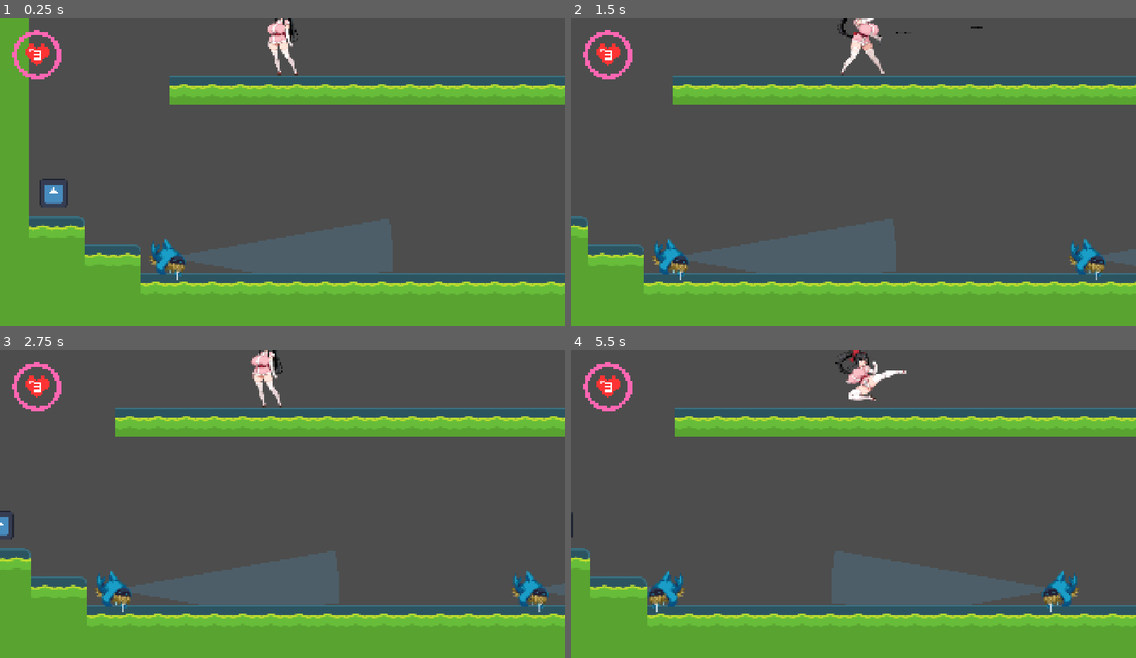
Above: before the commit, frames 1-4 (two rows, left to right).
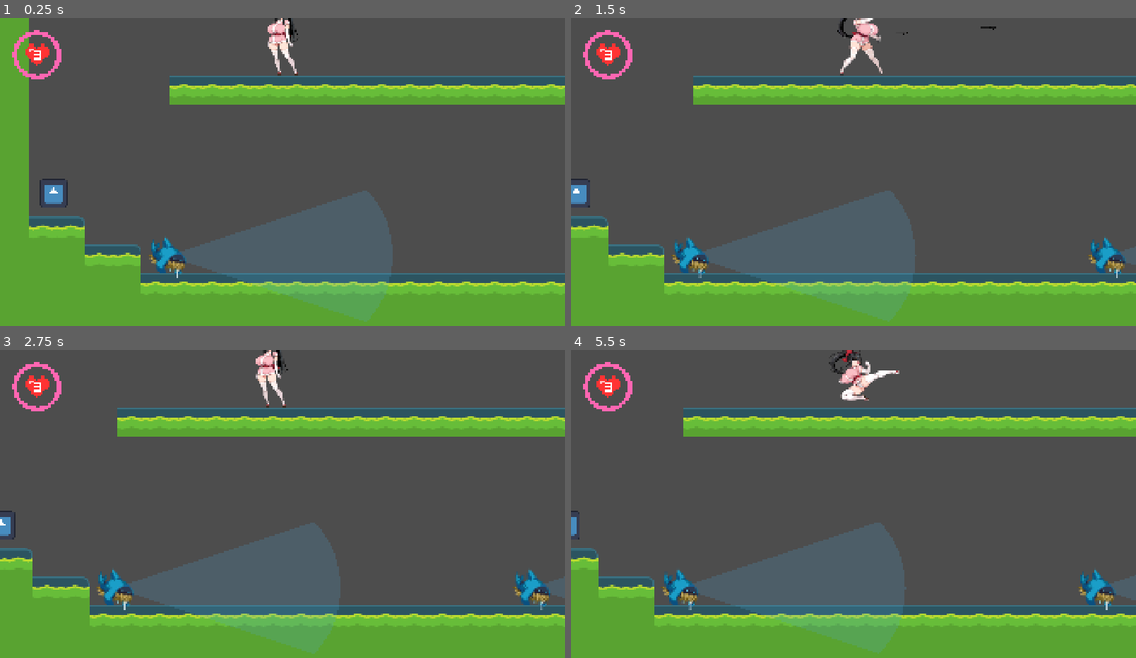
Above: after the commit, the same moments.

Repository: tea-X09A/Suzuran
Game: Godot game, scene res://scenes/levels/level0.tscn
Two runs of this game, one before a commit and one after it. Both use one fixed random seed, a clock stepped at 60 frames per second and the inputs below. The engine's default icon, where the game draws it, is replaced by a stand-in: a white triangle on a blue panel in a dark square.
Inputs:
- Up to frame 1 (0.25 s): no input
- Up to frame 2 (1.5 s): tap Enter at 0.5 s; hold D (right) from 0.53 s (still down); tap F (fight) at 0.6 s; tap Space (jump) at 0.77 s; tap C (shooting) at 0.8, 1.35 s
- Up to frame 3 (2.75 s): tap Space (jump) at 1.52 s; tap F (fight) at 1.55, 2.1 s; release D (right) at 2.03 s; hold A (left) from 2.03 s (still down); tap C (shooting) at 2.3 s
- Up to frame 4 (5.5 s): release A (left) at 2.78 s; hold D (right) 2.78-4.28 s; tap C (shooting) at 2.85, 3.8, 5.3 s; tap Space (jump) at 3.02, 3.77, 4.52 s; tap F (fight) at 3.05, 4.55, 5.1 s; hold S (squat) 3.53-4.28 s; hold A (left) 4.28-5.03 s; tap Shift at 4.35 s; hold D (right) from 5.03 s (still down)

The runs differ from the first frame. In frame 1, 4.2% of the frame differs, in the area x 26-70%, y 56-99%; in frame 2, 8.7%; in frame 3, 6.5%; in frame 4, 13%, in the area x 0-100%, y 0-99%.
Error after the commit: Parse Error: The function signature doesn't match the parent. Parent signature is "take_damage(int, Vector2, Node = <default>) -> void". (res://scripts/enemies…

Commit message:
Add enemy response to player attacks during patrol state
- Fighting attacks instantly kill patrolling enemies
- Shooting attacks make enemies face attack direction after knockback and enter chase state
- Pass attacker reference to take_damage() to identify attack type
- Add direction_to_face_after_knockback variable for post-knockback orientation

🤖 Generated with [Claude Code](https://claude.com/claude-code)

Co-Authored-By: Claude <noreply@anthropic.com>

Diff:
--- a/scripts/bullets/kunai.gd
+++ b/scripts/bullets/kunai.gd
@@ -3,7 +3,7 @@
 
 # ========== クナイ設定 ==========
 @export var lifetime: float = 2.0  # 生存時間（秒）
-@export var damage: int = 25  # ダメージ量
+@export var damage: int = 1  # ダメージ量
 
 # ========== 内部状態変数 ==========
 var velocity: Vector2 = Vector2.ZERO
@@ -32,12 +32,15 @@
 		destroy_kunai()
 
 # クナイの初期化（プレイヤーから呼び出される）
-func initialize(direction: float, speed: float, shooter: Node2D) -> void:
+func initialize(direction: float, speed: float, shooter: Node2D, damage_value: int = 1) -> void:
 	# 速度設定
 	velocity = Vector2(direction * speed, 0.0)
 
 	# 発射者を記録
 	owner_character = shooter
+
+	# ダメージ値を設定
+	damage = damage_value
 
 	# スプライトの向きを設定
 	if direction < 0.0:
@@ -53,7 +56,9 @@
 
 	# ダメージ処理（対象がダメージを受けられる場合）
 	if body.has_method("take_damage"):
-		body.take_damage(damage)
+		# クナイの進行方向をノックバック方向として使用
+		var knockback_direction: Vector2 = velocity.normalized()
+		body.take_damage(damage, knockback_direction, self)
 
 	# クナイを破壊
 	destroy_kunai()
@@ -77,8 +82,12 @@
 			destroy_kunai()
 		else:
 			# ダメージ処理（対象がダメージを受けられる場合）
-			if area.has_method("take_damage"):
-				area.take_damage(damage)
+			# Areaの親ノード（敵本体）に対してダメージを与える
+			var target: Node = area.get_parent()
+			if target and target.has_method("take_damage"):
+				# クナイの進行方向をノックバック方向として使用
+				var knockback_direction: Vector2 = velocity.normalized()
+				target.take_damage(damage, knockback_direction, self)
 
 			# クナイを破壊
 			destroy_kunai()
--- a/scripts/enemies/base_enemy.gd
+++ b/scripts/enemies/base_enemy.gd
@@ -36,6 +36,12 @@
 @export var vision_distance: float = 509.0
 # 視界の角度（度数、片側）
 @export var vision_angle: float = 10.0
+# 最大HP
+@export var max_hp: int = 5
+# ノックバックの力
+@export var knockback_force: float = 300.0
+# ノックバックの持続時間（秒）
+@export var knockback_duration: float = 0.3
 
 # ======================== 状態管理変数 ========================
 
@@ -81,10 +87,18 @@
 var vision_update_interval: int = 5
 # hitboxと重なっているプレイヤー（キャッシュ用）
 var overlapping_player: Node2D = null
-# コリジョンエリアの有効化を出力したかどうか
-var collision_enabled_logged: bool = false
-# コリジョンエリアの無効化を出力したかどうか
-var collision_disabled_logged: bool = false
+# 現在のHP
+var current_hp: int = 5
+# ノックバック中かどうかのフラグ
+var is_in_knockback: bool = false
+# ノックバックタイマー
+var knockback_timer: float = 0.0
+# ノックバック方向
+var knockback_velocity: Vector2 = Vector2.ZERO
+# ノックバック後に向くべき方向（0.0なら変更なし）
+var direction_to_face_after_knockback: float = 0.0
+# HPゲージへの参照
+var hp_gauge: Control = null
 
 # ======================== 初期化処理 ========================
 
@@ -97,6 +111,9 @@
 	if sprite:
 		initial_sprite_scale_x = abs(sprite.scale.x)
 
+	# HPの初期化
+	current_hp = max_hp
+
 	# 視界更新のタイミングをずらす（各敵のインスタンスIDを基にオフセットを設定）
 	vision_update_counter = get_instance_id() % vision_update_interval
 
@@ -117,6 +134,8 @@
 		detection_area.monitoring = false
 	# 視界判定用のRayCastを生成
 	_setup_vision_raycasts()
+	# HPゲージを作成
+	_create_hp_gauge()
 
 # ======================== パトロール処理 ========================
 
@@ -160,6 +179,42 @@
 # ======================== 物理更新処理 ========================
 
 func _physics_process(delta: float) -> void:
+	# ノックバック処理の更新
+	if is_in_knockback:
+		knockback_timer -= delta
+		if knockback_timer <= 0.0:
+			# ノックバック終了
+			is_in_knockback = false
+			knockback_velocity = Vector2.ZERO
+
+			# ノックバック後に向きを変更する必要がある場合
+			if direction_to_face_after_knockback != 0.0:
+				# スプライトの反転
+				if sprite:
+					sprite.scale.x = initial_sprite_scale_x * direction_to_face_after_knockback
+				# DetectionArea, Hitbox, Hurtboxの反転
+				for node in [detection_area, hitbox, hurtbox]:
+					if node:
+						node.scale.x = direction_to_face_after_knockback
+				# フラグをリセット
+				direction_to_face_after_knockback = 0.0
+
+			# 画面内の場合のみhitboxとdetection_areaを再有効化
+			if on_screen:
+				if hitbox:
+					hitbox.set_deferred("monitoring", true)
+					hitbox.set_deferred("monitorable", true)
+					hitbox.visible = true
+				if detection_area:
+					detection_area.set_deferred("monitoring", true)
+					detection_area.visible = true
+		else:
+			# ノックバック速度を適用
+			velocity = knockback_velocity
+			# ノックバック中は移動処理をスキップ
+			move_and_slide()
+			return
+
 	# 重力を適用
 	if not is_on_floor():
 		velocity.y += GRAVITY * delta
@@ -193,18 +248,22 @@
 				last_movement_direction = sign(velocity.x) if velocity.x != 0 else last_movement_direction
 
 		"waiting":
-			# 待機中
-			velocity.x = 0.0
-			wait_timer += delta
-			if wait_timer >= wait_duration:
-				# 待機時間が経過したらパトロール状態へ移行
-				current_state = "patrol"
-				# 壁衝突後の場合は逆方向へ移動
-				if hit_wall:
-					_generate_reverse_patrol_target()
-					distance_since_collision = 0.0
-				else:
-					_generate_random_patrol_target()
+			# プレイヤーが検知されている場合は待機をスキップして追跡状態に移行
+			if player:
+				current_state = "chasing"
+			else:
+				# 待機中
+				velocity.x = 0.0
+				wait_timer += delta
+				if wait_timer >= wait_duration:
+					# 待機時間が経過したらパトロール状態へ移行
+					current_state = "patrol"
+					# 壁衝突後の場合は逆方向へ移動
+					if hit_wall:
+						_generate_reverse_patrol_target()
+						distance_since_collision = 0.0
+					else:
+						_generate_random_patrol_target()
 
 		"patrol":
 			# パトロール移動
@@ -317,6 +376,10 @@
 ## hitboxと重なっているプレイヤーを取得
 func _get_overlapping_player() -> Node2D:
 	if not hitbox:
+		return null
+
+	# monitoringが無効の場合は処理しない（CLAUDE.mdガイドライン準拠）
+	if not hitbox.monitoring:
 		return null
 
 	# プレイヤーのHurtboxとの重なりをチェック
@@ -457,20 +520,16 @@
 
 ## コリジョンエリアの有効/無効を一括設定（hitboxとhurtboxのみ）
 func _set_collision_areas(enabled: bool) -> void:
-	for area in [hitbox, hurtbox]:
-		if area:
-			area.monitoring = enabled
-			area.monitorable = enabled
-
-	# 初回の有効化/無効化のみ状態を出力
-	if enabled and not collision_enabled_logged:
-		collision_enabled_logged = true
-		var hitbox_state: String = "ON" if (hitbox and hitbox.monitoring) else "OFF"
-		print("[%s] プレイヤー検知有効化: Hitbox=%s" % [name, hitbox_state])
-	elif not enabled and not collision_disabled_logged:
-		collision_disabled_logged = true
-		var hitbox_state: String = "ON" if (hitbox and hitbox.monitoring) else "OFF"
-		print("[%s] プレイヤー検知無効化: Hitbox=%s" % [name, hitbox_state])
+	# Hitbox: プレイヤーのHurtboxを検知するため、monitoringとmonitorableの両方を設定
+	# 物理演算中の変更に対応するため、set_deferredを使用（CLAUDE.mdガイドライン準拠）
+	if hitbox:
+		hitbox.set_deferred("monitoring", enabled)
+		hitbox.set_deferred("monitorable", enabled)
+
+	# Hurtbox: プレイヤーの攻撃から検知されるだけなので、monitorableのみ設定
+	if hurtbox:
+		hurtbox.set_deferred("monitoring", false)
+		hurtbox.set_deferred("monitorable", enabled)
 
 ## コリジョンエリアを有効化
 func _enable_collision_areas() -> void:
@@ -520,6 +579,7 @@
 	if body.is_in_group("player"):
 		player = body
 		current_state = "chasing"
+		wait_timer = 0.0  # 待機タイマーをリセット
 		# 範囲外フラグをリセット
 		player_out_of_range = false
 		time_out_of_range = 0.0
@@ -571,3 +631,122 @@
 			detection_area.monitoring = true
 	# パトロールを再開
 	_reset_to_waiting()
+
+# ======================== ダメージ処理 ========================
+
+## ダメージを受ける処理
+func take_damage(damage: int, direction: Vector2, attacker: Node = null) -> void:
+	# すでに死んでいる場合は処理しない
+	if current_hp <= 0:
+		return
+
+	# パトロール状態または待機状態の場合の特別処理
+	if current_state in ["patrol", "waiting"]:
+		# FightingHitboxからの攻撃の場合は即死
+		if attacker and attacker.name == "FightingHitbox":
+			current_hp = 0
+			_die()
+			return
+		# Kunai（shooting）からの攻撃の場合は追跡状態へ移行
+		elif attacker and attacker is Kunai:
+			# ノックバック後に向くべき方向を保存
+			var kunai_velocity: Vector2 = attacker.velocity
+			if kunai_velocity.x != 0:
+				direction_to_face_after_knockback = sign(kunai_velocity.x)
+
+			# 追跡状態へ移行
+			current_state = "chasing"
+			# プレイヤーへの参照を設定
+			player = attacker.owner_character
+			# 範囲外フラグをリセット
+			player_out_of_range = false
+			time_out_of_range = 0.0
+
+	# ダメージを適用
+	current_hp -= damage
+	print("[%s] ダメージ: %d, 残りHP: %d/%d" % [name, damage, current_hp, max_hp])
+
+	# HPゲージを更新
+	_update_hp_gauge()
+
+	# ノックバックを適用
+	_apply_knockback(direction)
+
+	# HPが0以下になったら死亡処理
+	if current_hp <= 0:
+		_die()
+
+## ノックバックを適用
+func _apply_knockback(direction: Vector2) -> void:
+	# ノックバック状態に遷移
+	is_in_knockback = true
+	knockback_timer = knockback_duration
+	# ノックバック速度を設定（水平方向のみ）
+	knockback_velocity = Vector2(direction.x * knockback_force, -100.0)  # 少し浮く
+
+	# hitboxを無効化・非表示
+	if hitbox:
+		hitbox.set_deferred("monitoring", false)
+		hitbox.set_deferred("monitorable", false)
+		hitbox.visible = false
+
+	# detection_areaを無効化・非表示
+	if detection_area:
+		detection_area.set_deferred("monitoring", false)
+		detection_area.visible = false
+
+## 死亡処理
+func _die() -> void:
+	print("[%s] 死亡" % name)
+	# コリジョンを無効化
+	_disable_collision_areas()
+	if detection_area:
+		detection_area.monitoring = false
+	# HPゲージを非表示
+	if hp_gauge:
+		hp_gauge.visible = false
+	# エネミーを削除
+	queue_free()
+
+# ======================== HPゲージ処理 ========================
+
+## HPゲージを作成
+func _create_hp_gauge() -> void:
+	# HPゲージ用のControlノードを作成
+	hp_gauge = Control.new()
+	hp_gauge.name = "HPGauge"
+	# Sprite2Dの上に配置（Y座標はマイナスで上方向）
+	hp_gauge.position = Vector2(0, -80)
+	add_child(hp_gauge)
+
+	# HPゲージを更新
+	_update_hp_gauge()
+
+## HPゲージを更新
+func _update_hp_gauge() -> void:
+	if not hp_gauge:
+		return
+
+	# 既存の子ノードを削除
+	for child in hp_gauge.get_children():
+		child.queue_free()
+
+	# ドット1つのサイズ
+	var dot_size: int = 4
+	# ドット間の間隔
+	var dot_spacing: int = 1
+	# ゲージの開始位置（中央揃え）
+	var total_width: int = (dot_size + dot_spacing) * max_hp - dot_spacing
+	var start_x: float = -total_width / 2.0
+
+	# 各HPドットを描画
+	for i in range(max_hp):
+		var dot: ColorRect = ColorRect.new()
+		dot.size = Vector2(dot_size, dot_size)
+		dot.position = Vector2(start_x + i * (dot_size + dot_spacing), 0)
+		# 現在のHP以下の場合はオレンジ色、それ以外は暗い色
+		if i < current_hp:
+			dot.color = Color(1.0, 0.5, 0.0)  # オレンジ色
+		else:
+			dot.color = Color(0.2, 0.2, 0.2)  # 暗い色
+		hp_gauge.add_child(dot)
--- a/scripts/player/states/fighting_state.gd
+++ b/scripts/player/states/fighting_state.gd
@@ -4,10 +4,15 @@
 # ======================== シグナル定義 ========================
 signal fighting_finished
 
+# ======================== ノード参照キャッシュ ========================
+var fighting_hitbox: Area2D = null
+
 # ======================== 戦闘状態管理変数 ========================
 var fighting_timer: float = 0.0
 var is_fighting_active: bool = false
 var started_airborne: bool = false  # 状態開始時に空中にいたかのフラグ
+var damage: int = 3  # ダメージ値
+var has_hit: bool = false  # 攻撃がヒットしたかのフラグ
 
 ## AnimationTree状態開始時の処理
 func initialize_state() -> void:
@@ -15,10 +20,24 @@
 	if not get_parameter("fighting_enabled"):
 		return
 
+	# FightingHitboxノードを取得（初回のみ）
+	if not fighting_hitbox:
+		fighting_hitbox = player.get_node_or_null("FightingHitbox")
+
 	# 戦闘状態初期化
 	is_fighting_active = true
 	fighting_timer = get_parameter("move_fighting_duration")
 	started_airborne = not player.is_on_floor()  # 開始時の空中状態を記録
+
+	# ヒットフラグをリセット
+	has_hit = false
+
+	# ダメージ値の取得
+	damage = PlayerParameters.get_parameter(player.condition, "fighting_damage")
+
+	# FightingHitboxのarea_enteredシグナルを接続（重複接続を防止）
+	if fighting_hitbox and not fighting_hitbox.area_entered.is_connected(_on_fighting_hitbox_area_entered):
+		fighting_hitbox.area_entered.connect(_on_fighting_hitbox_area_entered)
 
 	# 前進速度の設定（idle/walk時は同じ速度、run時はボーナス付き）
 	if not started_airborne:  # 地上でのfighting時のみ前進
@@ -35,6 +54,10 @@
 
 ## AnimationTree状態終了時の処理
 func cleanup_state() -> void:
+	# FightingHitboxのシグナル接続を解除（メモリリーク防止）
+	if fighting_hitbox and fighting_hitbox.area_entered.is_connected(_on_fighting_hitbox_area_entered):
+		fighting_hitbox.area_entered.disconnect(_on_fighting_hitbox_area_entered)
+
 	end_fighting()
 	started_airborne = false
 
@@ -118,3 +141,26 @@
 ## アニメーション完了時のコールバック
 func _on_fighting_animation_finished() -> void:
 	end_fighting()
+
+# ======================== Hitbox検知処理 ========================
+
+## FightingHitboxがArea2D（敵のHurtbox）と衝突した時の処理
+func _on_fighting_hitbox_area_entered(area: Area2D) -> void:
+	# 既にヒットしている場合は処理しない（多段ヒット防止）
+	if has_hit:
+		return
+
+	# エリアの親ノードを取得
+	var parent_node: Node = area.get_parent()
+
+	# 親ノードがenemiesグループに所属しているか確認
+	if parent_node and parent_node.is_in_group("enemies"):
+		# 敵がtake_damageメソッドを持っているか確認
+		if parent_node.has_method("take_damage"):
+			# プレイヤーから敵への方向を計算
+			var knockback_direction: Vector2 = (parent_node.global_position - player.global_position).normalized()
+			# ダメージを与える（FightingHitboxを攻撃元として渡す）
+			parent_node.take_damage(damage, knockback_direction, fighting_hitbox)
+			# ヒットフラグを立てる
+			has_hit = true
+			print("[FightingState] 敵にダメージ: %d, ノックバック方向: %v" % [damage, knockback_direction])
